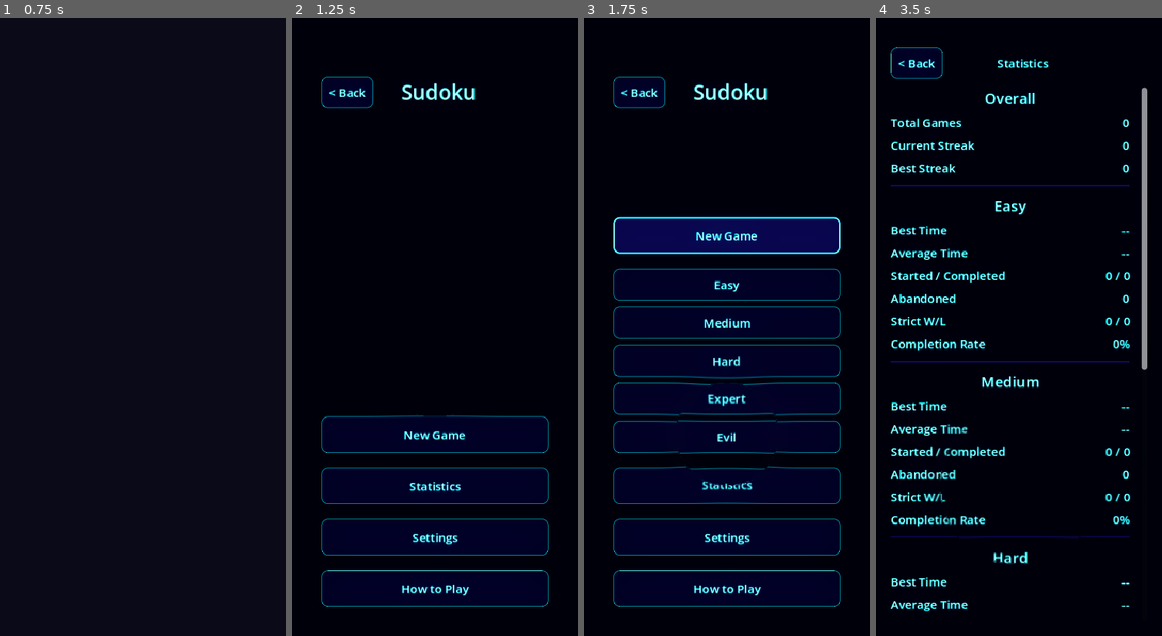
Above: before the commit, frames 1-4 (left to right).
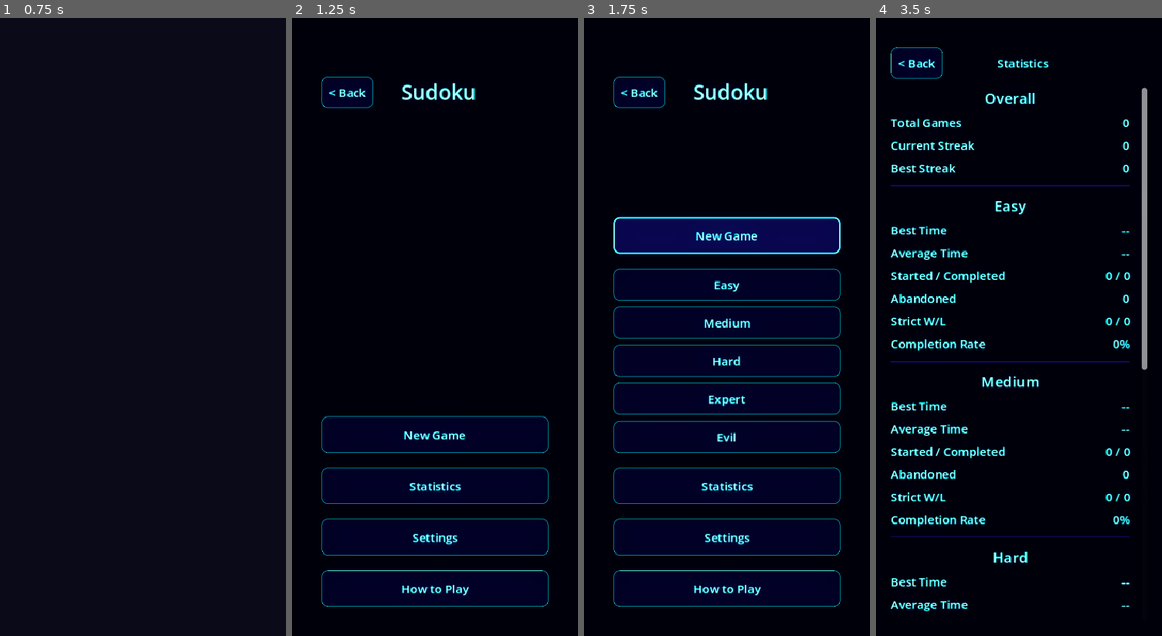
Above: after the commit, the same moments.

Repository: mchambers-mojang/sweet-vinegar-games
Game: Godot game, scene res://scenes/game_picker.tscn
Two runs of this game, one before a commit and one after it. Both use one fixed random seed, a clock stepped at 60 frames per second and the inputs below.
Inputs:
- Up to frame 1 (0.75 s): click "Sudoku" at 0.5 s
- Up to frame 2 (1.25 s): no input
- Up to frame 3 (1.75 s): click "New Game" at 1.25 s
- Up to frame 4 (3.5 s): click "New Game" at 2 s; click "Statistics" at 2.75 s

Frame 1 is identical in both runs. In frame 2, less than 0.1% of the frame differs, in the area x 33-67%, y 64-68%; in frame 3, 0.9%, in the area x 27-73%, y 55-79%; in frame 4, 0.6%.

Commit message:
Drag ripple: only on unhandled input + 20px threshold before activating
Switched back to _unhandled_input so taps on game elements (cells,
buttons, board) don't trigger ripples. Added a 20px drag threshold
so quick taps never produce a ripple — only sustained drags on
empty space activate the effect.

Co-authored-by: Copilot <223556219+Copilot@users.noreply.github.com>

Diff:
--- a/scripts/effects/drag_effect.gd
+++ b/scripts/effects/drag_effect.gd
@@ -11,14 +11,18 @@
 const RING_SPAWN_DISTANCE := 40.0  # Pixels between ring spawns
 const RING_LIFETIME := 1.2
 
+const DRAG_THRESHOLD := 20.0  # Pixels of drag before ripple activates
+
 var _ripple_rect: ColorRect
 var _ripple_material: ShaderMaterial
 var _trail_points: Array[Dictionary] = []
 var _trail_canvas: Control
 var _dragging := false
+var _drag_active := false  # Only true after threshold met
 var _last_pos := Vector2.ZERO
 var _release_time := 0.0
 var _released := false
+var _drag_start_pos := Vector2.ZERO
 
 # Ring management
 var _rings: Array[Dictionary] = []  # {center_uv: Vector2, spawn_time: float}
@@ -54,7 +58,7 @@
 	_trail_canvas.draw.connect(_draw_trail)
 
 
-func _input(event: InputEvent) -> void:
+func _unhandled_input(event: InputEvent) -> void:
 	if not SettingsManager.particle_effects_enabled:
 		return
 
@@ -88,12 +92,14 @@
 
 	if pressed:
 		_dragging = true
+		_drag_active = false
 		_released = false
 		_last_pos = pos
+		_drag_start_pos = pos
 		_last_ring_pos = pos
-		_spawn_ring(pos)
 	elif released:
 		_dragging = false
+		_drag_active = false
 		_released = true
 		_release_time = Time.get_ticks_msec() / 1000.0
 
@@ -101,6 +107,14 @@
 func _on_drag(pos: Vector2) -> void:
 	if not _dragging:
 		return
+
+	# Don't activate until drag exceeds threshold
+	if not _drag_active:
+		if pos.distance_to(_drag_start_pos) < DRAG_THRESHOLD:
+			return
+		_drag_active = true
+		_last_ring_pos = pos
+
 	_last_pos = pos
 
 	# Spawn new ring when moved enough distance
